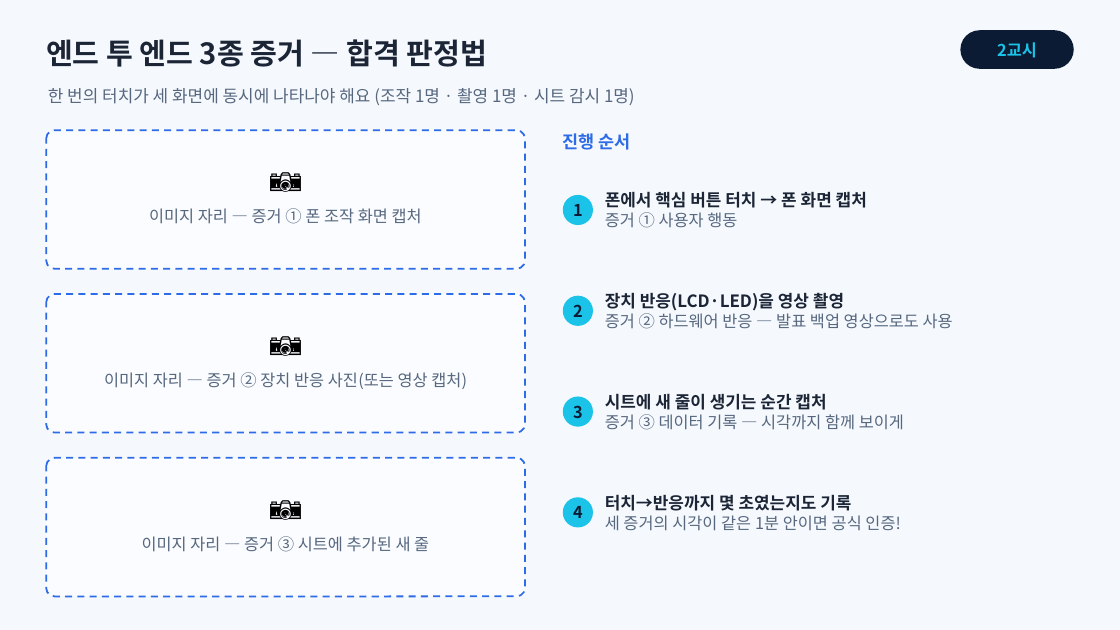
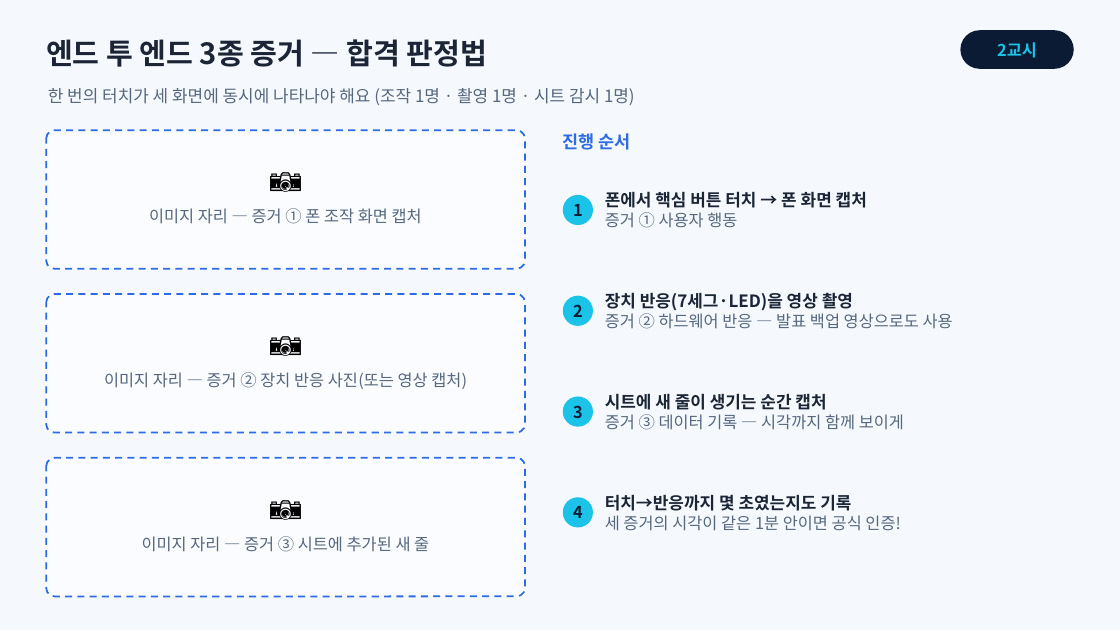
Before and after one commit to ralralra/eps32, a slide deck: slide 7 of esp32-class-projects/02_sessions/slides/6회차_핵심기능_구현.pptx. Drawn at 1120x630 pixels with LibreOffice and Linux fonts; fonts in the diff are those of the drawing. Boxes give left, top, right and bottom in pixels: in the first picture for what was removed or moved away, otherwise in the second. Text is boxed around its words. In the diff, an @@ line names an element or a change of style, - is before the commit and + after.

```diff
--- a/esp32-class-projects/02_sessions/slides/6회차_핵심기능_구현.pptx
+++ b/esp32-class-projects/02_sessions/slides/6회차_핵심기능_구현.pptx
@@ text at <box>605,292,853,310</box>: text changed @@
-장치 반응(LCD·LED)을 영상 촬영
+장치 반응(7세그·LED)을 영상 촬영
```
Also in this commit, not shown: 3 other slides changed, 33 other files.
